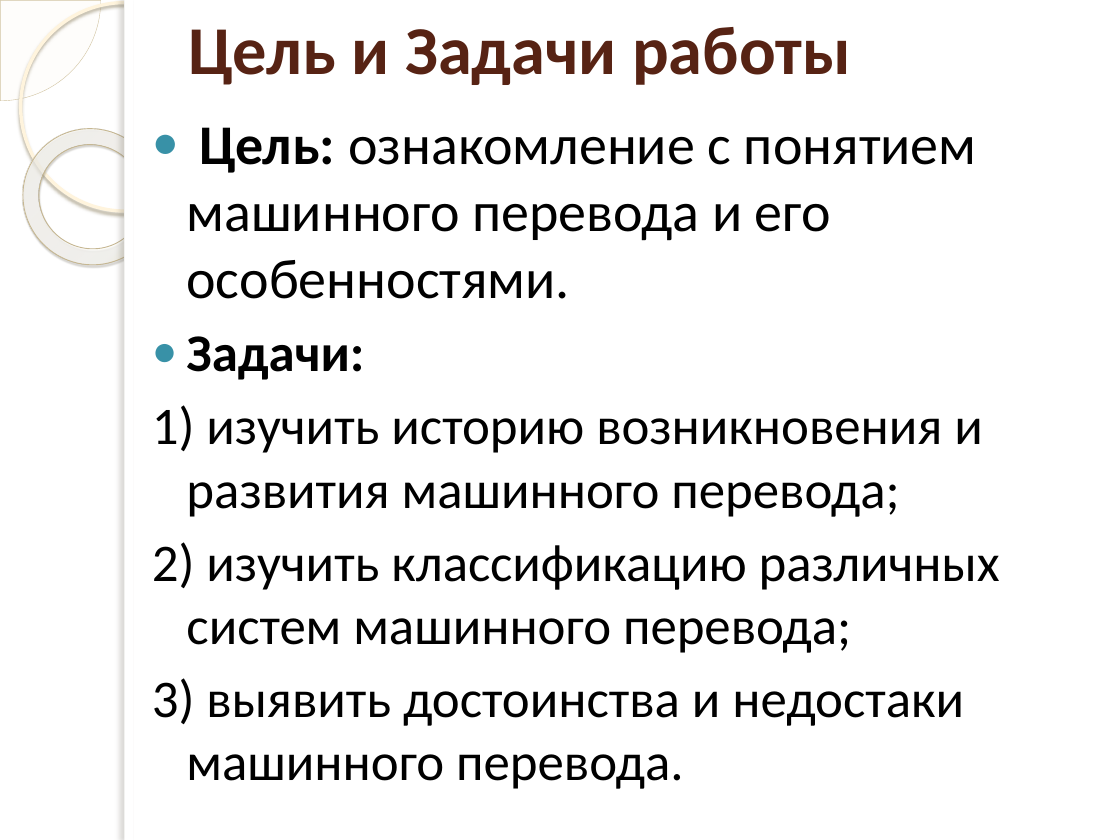
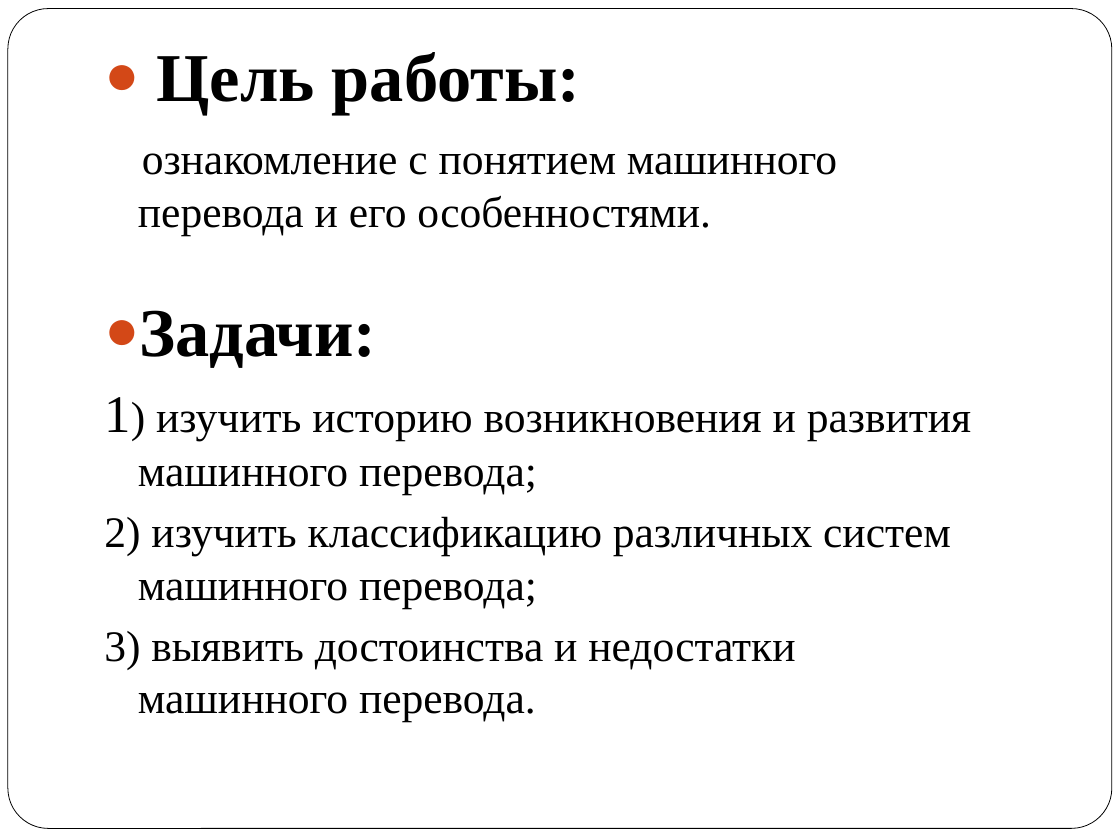
Before and after one commit to AnnaOnuchina/-, a slide deck: slide 2 of Курсовая Машинный перевод.pptx. Drawn at 1120x840 pixels with LibreOffice and Linux fonts; fonts in the diff are those of the drawing; background and template pictures are left out. Boxes give left, top, right and bottom in pixels: in the first picture for what was removed or moved away, otherwise in the second. Text is boxed around its words. In the diff, an @@ line names an element or a change of style, - is before the commit and + after.

```diff
--- a/Курсовая Машинный перевод.pptx
+++ b/Курсовая Машинный перевод.pptx
@@ pie slice (boxed as its full ellipse) removed at (0, 0, 101, 101) @@
@@ rounded rectangle added at (8, 9, 1112, 829), fill #FFFFFF, outline #000000 0.5 pt @@
@@ ellipse removed at (20, 2, 228, 211) @@
@@ text "Цель работы:": place and size @@
-text "Цель работы:" at (152, 127, 1000, 726)
+text "Цель работы:" at (104, 52, 971, 722)
@@ rectangle removed at (124, 0, 1120, 840) @@
@@ rectangle removed at (124, 0, 133, 840) @@
@@ title removed at (188, 27, 851, 85) @@
-Цель и Задачи работы
@@ text at (138, 52, 837, 236): text changed; size 36 to 28 pt; font Calibri to Times New Roman @@
-● Цель: ознакомление с понятием машинного перевода и его особенностями.
+● Цель работы:
+ознакомление с понятием машинного перевода и его особенностями.
@@ donut removed at (0, 101, 187, 292) @@
@@ text at (104, 310, 971, 608): size 34 to 44 pt in "Задачи:"; font Calibri to Times New Roman in "Задачи:", "1) изучить историю возникновения и развития машинного ...", "2) изучить классификацию различных систем машинного перевода ..."; size 34 to 28 pt in "1) изучить историю возникновения и развития машинного ...", "2) изучить классификацию различных систем машинного перевода ..."; indent changed; bullet colour #3891A7 to #D34817 @@
@@ text at (104, 631, 795, 722): text changed; size 34 to 28 pt; font Calibri to Times New Roman @@
-3) выявить достоинства и недостаки машинного перевода.
+3) выявить достоинства и недостатки машинного перевода.
```
Also in this commit, not shown: 12 other slides changed.
